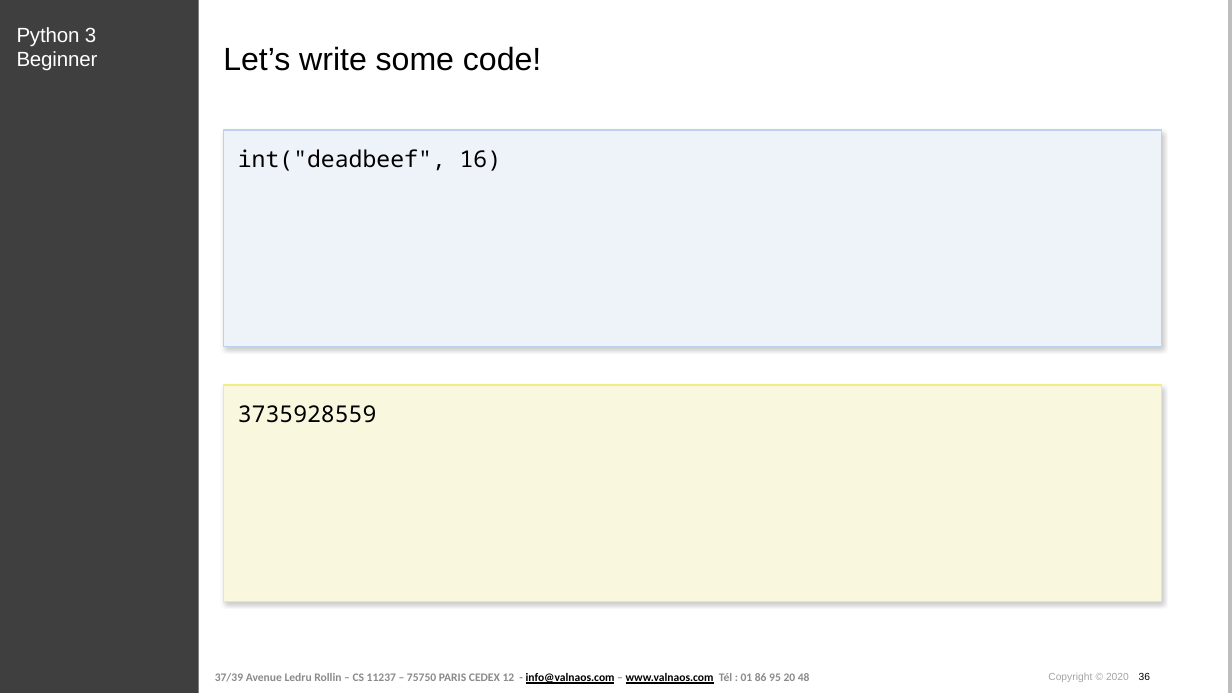
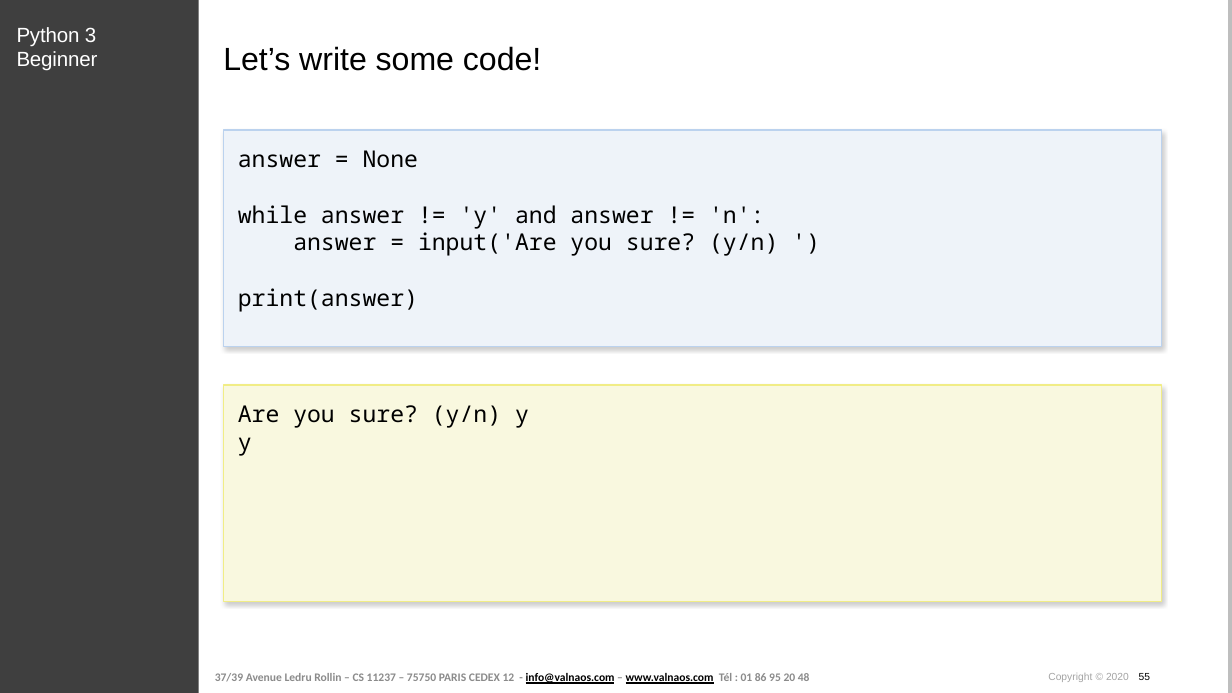
Before and after one commit to cstar-industries/python-3-beginner, a slide deck: slide 55 of 002-Control-Flow/Control Flow - Slides.pptx (slide 36 before the commit). Drawn at 1232x693 pixels with LibreOffice and Linux fonts; fonts in the diff are those of the drawing; background and template pictures are left out. Boxes give left, top, right and bottom in pixels: in the first picture for what was removed or moved away, otherwise in the second. Text is boxed around its words. In the diff, an @@ line names an element or a change of style, - is before the commit and + after.

```diff
--- a/002-Control-Flow/Control Flow - Slides.pptx
+++ b/002-Control-Flow/Control Flow - Slides.pptx
@@ text at bbox=[238, 150, 778, 312]: text changed @@
-int("deadbeef", 16)
+answer = None
+while answer != 'y' and answer != 'n':
+answer = input('Are you sure? (y/n) ')
+print(answer)
@@ text at bbox=[238, 405, 529, 456]: text changed @@
-3735928559
+Are you sure? (y/n) y
+y
@@ text at bbox=[1048, 673, 1150, 682]: text changed @@
-Copyright © 2020 36
+Copyright © 2020 55
```
Also in this commit, not shown: 10 other slides changed, 41 slides added, 11 slides removed, 1 other file.
